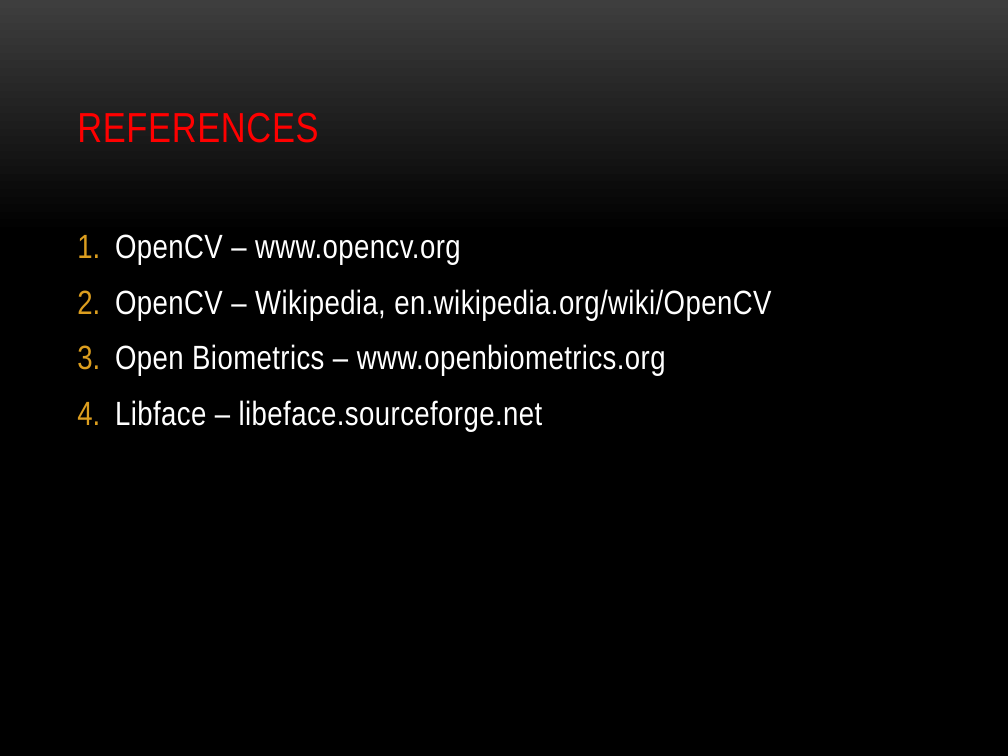
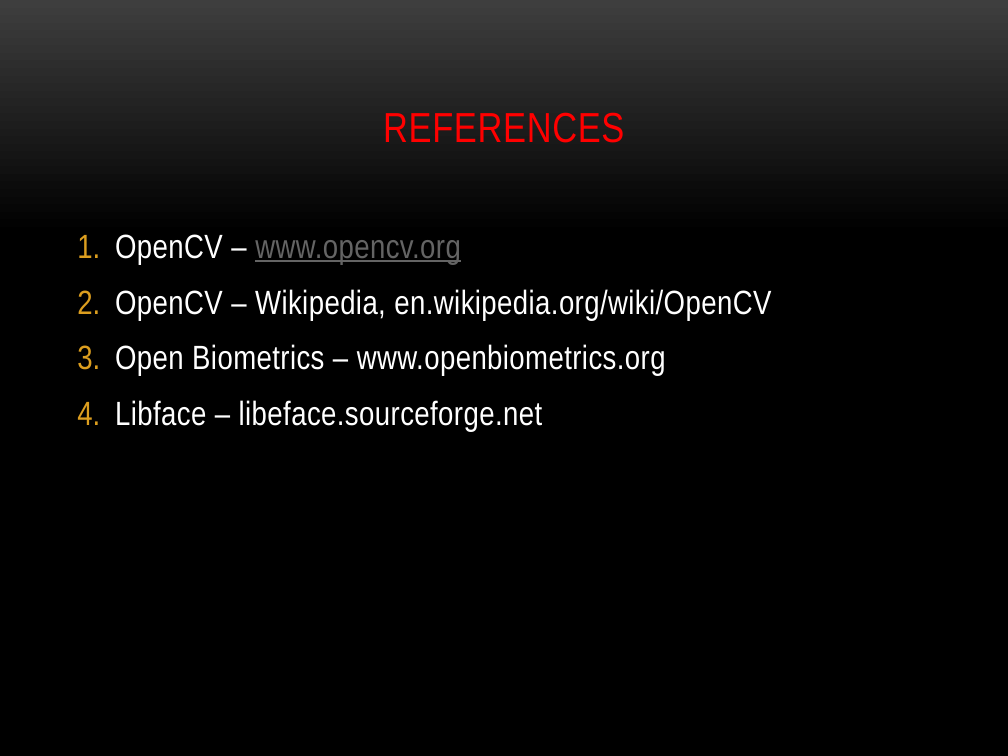
Before and after one commit to RickyXwang/FaceD, a slide deck: slide 8 of Final/Final-Presentation.pptx. Drawn at 1008x756 pixels with LibreOffice and Linux fonts; fonts in the diff are those of the drawing; background and template pictures are left out. Boxes give left, top, right and bottom in pixels: in the first picture for what was removed or moved away, otherwise in the second. Text is boxed around its words. In the diff, an @@ line names an element or a change of style, - is before the commit and + after.

```diff
--- a/Final/Final-Presentation.pptx
+++ b/Final/Final-Presentation.pptx
@@ title "REFERENCES" at bbox=[383, 112, 624, 143]: alignment left to centre @@
@@ text at bbox=[115, 234, 461, 265]: text colour #FFFFFF to #646464, underline on in "www.opencv.org" @@
```
Also in this commit, not shown: 2 other slides changed.
